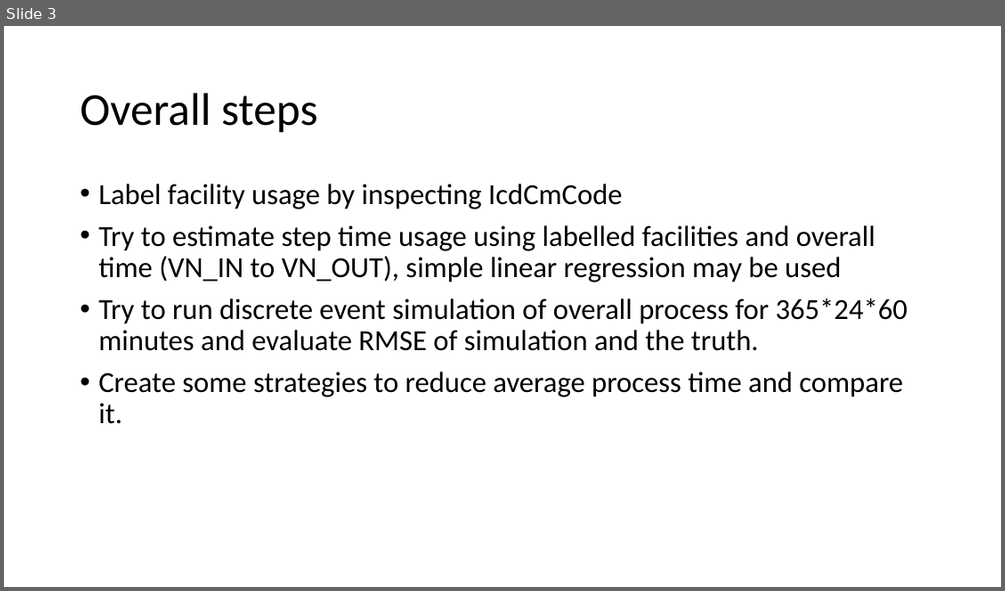
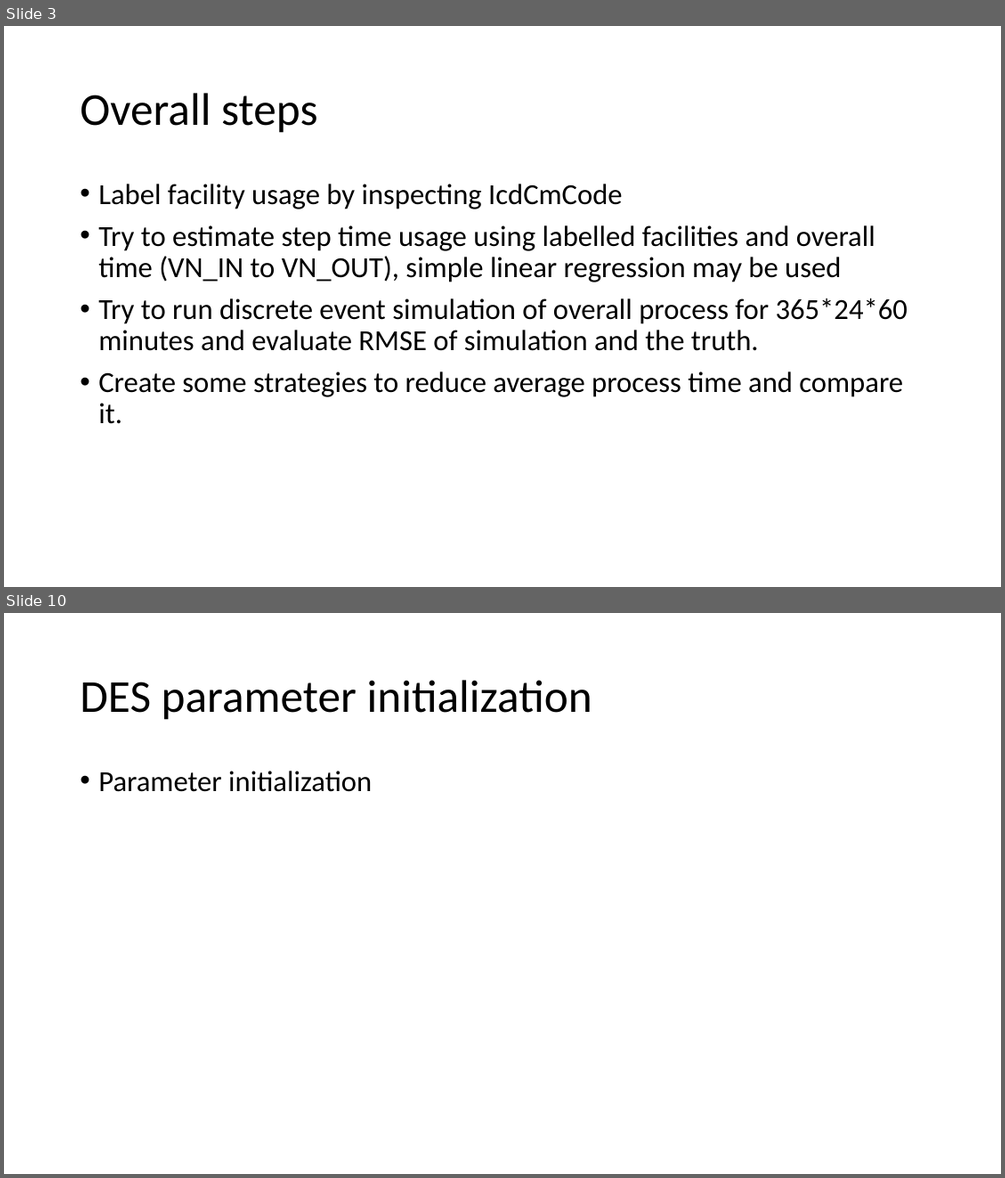
Before and after one commit to kawin7538/ds_hospital_project, a slide deck: memo_presentation/memo.pptx. Shown one above the other, each under a label of ours: slide 3 before the commit, slides 3 and 10 after it; the slides between them are not shown. The pictures are 1005x591 and 1005x1178 pixels, drawn with LibreOffice and Linux fonts; fonts in the diff are those of the drawing. Boxes give left, top, right and bottom in pixels: in the first picture for what was removed or moved away, otherwise in the second. Text is boxed around its words. In the diff, an @@ line names an element or a change of style, - is before the commit and + after.

```diff
--- a/memo_presentation/memo.pptx
+++ b/memo_presentation/memo.pptx
@@ slide 10 added at <box>4,613,1001,1174</box>, background #FFFFFF @@
@@ title added at <box>80,680,592,720</box>, 44 pt, text #000000 @@
+DES parameter initialization
@@ text added at <box>98,771,372,792</box>, 28 pt, text #000000 @@
+• Parameter initialization
```
Also in this commit, not shown: 9 other slides added, 6 other files.
